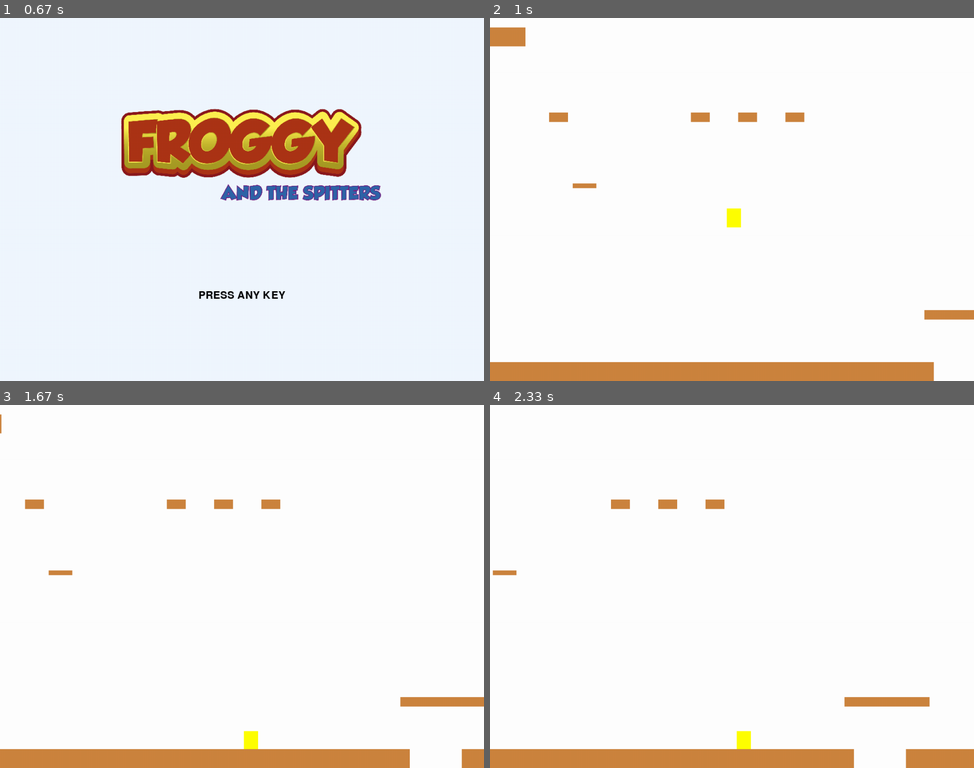
Above: before the commit, frames 1-4 (two rows, left to right).
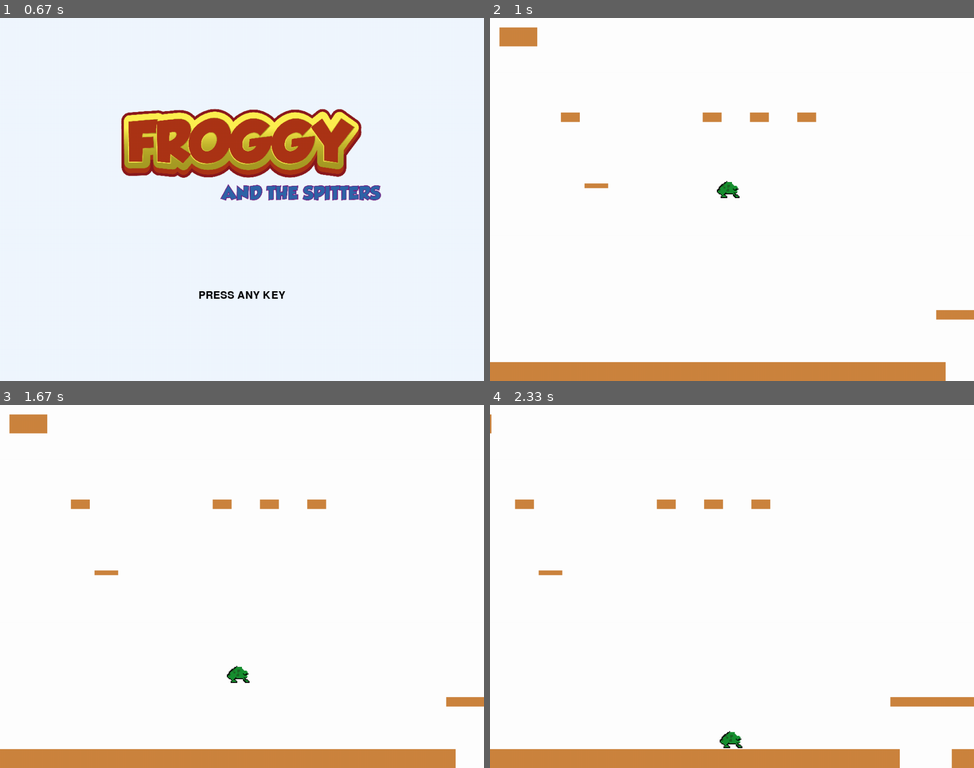
Above: after the commit, the same moments.

Repository: Ebrek/ProyectoIS2
Game: pygame game, started from main.py
Same seed, same stepped clock (60 frames per second), same inputs: the game is played once before the commit and once after it.
Inputs:
- Up to frame 1 (0.67 s): hold Right from 0.33 s (still down)
- Up to frame 2 (1 s): release Right at 0.8 s; hold P from 0.83 s (still down); hold Right from 0.83 s (still down)
- Up to frame 3 (1.67 s): release P at 1.3 s; release Right at 1.3 s; hold P from 1.33 s (still down)
- Up to frame 4 (2.33 s): release P at 1.8 s; hold Right 1.83-2.3 s

Frame 1 is identical in both runs. In frame 2, 1.4% of the frame differs, in the area x 0-95%, y 2-100%; in frame 3, 2.4%, in the area x 0-100%, y 2-100%; in frame 4, 2.3%.

Commit message:
pausa, poner a froggy en el juego, no se puede retroceder mas de la pantalla / cambios leo, aron, joan,franco

Diff:
--- a/main.py
+++ b/main.py
@@ -24,6 +24,7 @@
 
         self.player = Player(self)
         self.all_sprites.add(self.player)
+        self.paused = False
 
         for plat in PLATFORM_LIST:
             p= Platform(*plat)
@@ -37,7 +38,8 @@
         while self.playing:
             self.clock.tick(FPS)
             self.events()
-            self.update()
+            if not self.paused:
+                self.update()
             self.draw()
 
     def update(self):
@@ -50,8 +52,12 @@
                 for plat in self. platforms:
                     plat.rect.x -= abs(self.player.vel.x)
                 self.player.pos.x -= abs(self.player.vel.x)
+        #sí el jugador va hacia la izquierda, no lo deja pasar el mapa
+        if self.player.rect.left < 0 :
+            self.player.rect.left = 0
 
                 # Si nos caemomos del mapa GAME over
+
         if self.player.rect.bottom > HEIGHT:
             self.playing = False
 
@@ -83,6 +89,8 @@
             if event.type == pg.KEYDOWN:
                 if event.key == pg.K_SPACE:
                     self.player.jump()
+                if event.key == pg.K_p:
+                    self.paused = not self.paused
 
     def draw(self):
         # Game Loop - draw
--- a/sprites.py
+++ b/sprites.py
@@ -2,13 +2,14 @@
 import pygame as pg
 from settings import *
 vec = pg.math.Vector2
-
+#cargar img de froggy
+froggyImg =pg.image.load('img/froggy.png')
 class Player(pg.sprite.Sprite):
     def __init__(self,game):
         pg.sprite.Sprite.__init__(self)
         self.game = game
-        self.image = pg.Surface((30,40))
-        self.image.fill(YELLOW)
+        self.image = froggyImg
+        self.image.set_colorkey(BLACK)
         self.rect=self.image.get_rect()
         self.rect.center = (WIDTH/2,HEIGHT/2)
         self.pos = vec(WIDTH / 2, HEIGHT / 2)
Binary file added: img/xd.png
